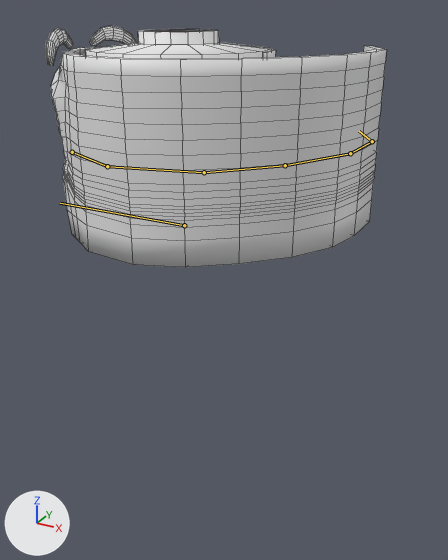
Two versions of the FBX model Assets/3D/Characters/Toilee/toilee.fbx, one commit apart.
Before and after are seen from a 50 mm camera at (5.57, -8.68, 3.49) aimed at (0.47, 0.59, -1.15). Lighting does not change. The marker at lower left points along +X, +Y and +Z. The bones that change are drawn over the model as lines. Mesh edges are drawn as thin lines.

Names of what the first picture shows: 'Toilee'.
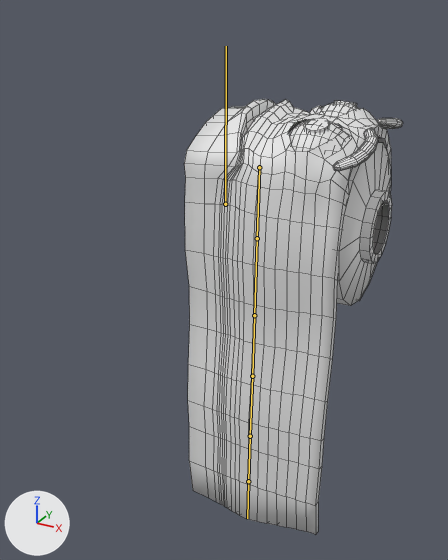
The newer file adds an action. The first version stands in its rest pose; the second is drawn at frame 1 of the action 'Armature|RopeHang'.

What differs and where, as boxes (x1, y1, x2, y2) in the pictures (448 x 560 px):
'Toilee', posed (35% narrower, 80% taller): before (46, 26, 386, 267); after (184, 99, 403, 534)
bone 'Bone.012', root to tip: before (184, 225) to (60, 203); after (225, 204) to (226, 46)
bone 'Bone.006', root to tip: before (72, 152) to (107, 166); after (259, 167) to (257, 238)
bone 'Bone.007', root to tip: before (107, 166) to (204, 172); after (257, 238) to (254, 315)
bone 'Bone.008', root to tip: before (204, 172) to (285, 165); after (254, 315) to (252, 376)
bone 'Bone.009', root to tip: before (285, 165) to (350, 153); after (252, 376) to (250, 436)
bone 'Bone.010', root to tip: before (350, 153) to (372, 141); after (250, 436) to (248, 481)
bone 'Bone.011', root to tip: before (372, 141) to (359, 131); after (248, 481) to (247, 518)

The change in detail:
Bone 'Bone.012' (bone_bone_012) moves from (0.0, 0.0, 0.0) to (0.0, 0.0, -1.48).
Bone 'Bone.012' (bone_bone_012) turns from (0, 0, 0) to (0, 0, -90) degrees about its own x, y and z.
Bone 'Bone.012' (bone_bone_012) is rescaled from (1.0, 1.0, 1.0) to (0.96, 1.0, 1.0).
Bone 'Bone.006' (bone_bone_006) turns from (0, 0, 0) to (0, -1, 22) degrees about its own x, y and z.
Bone 'Bone.007' (bone_bone_007) turns from (0, 0, 0) to (0, 0, -37) degrees about its own x, y and z.
Bone 'Bone.008' (bone_bone_008) turns from (0, 0, 0) to (0, 0, -35) degrees about its own x, y and z.
Bone 'Bone.009' (bone_bone_009) turns from (0, 0, 0) to (0, 0, -16) degrees about its own x, y and z.
Bone 'Bone.010' (bone_bone_010) turns from (0, 0, 0) to (0, 0, -25) degrees about its own x, y and z.
Bone 'Bone.011' (bone_bone_011) turns from (0, 0, 0) to (0, 0, -31) degrees about its own x, y and z.
